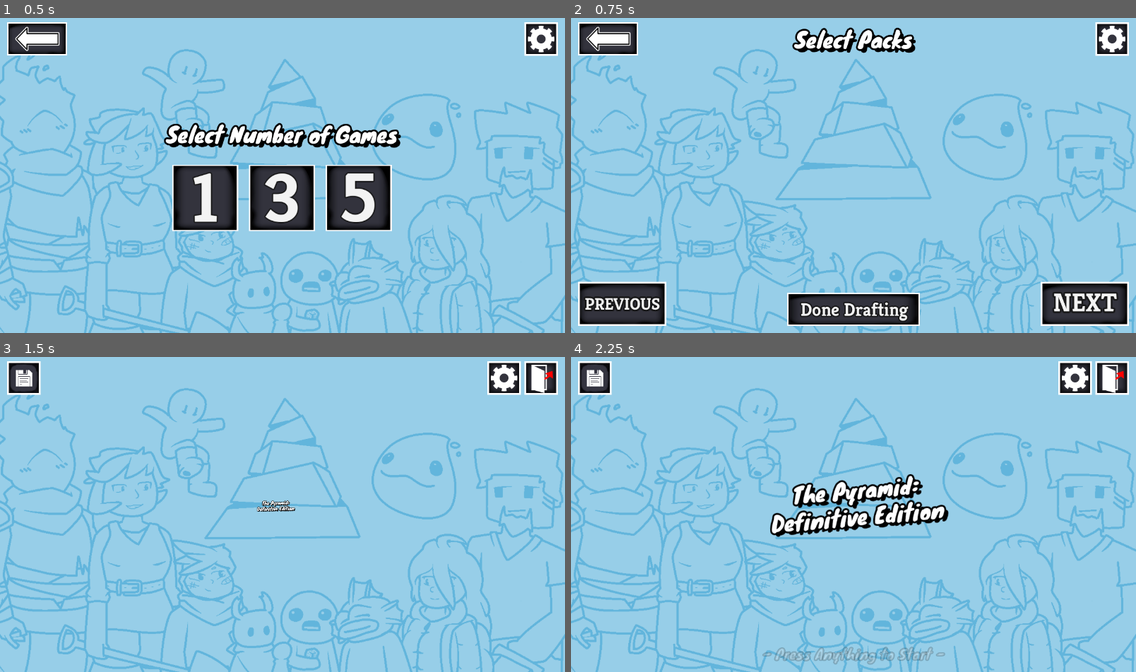
Above: before the commit, frames 1-4 (two rows, left to right).
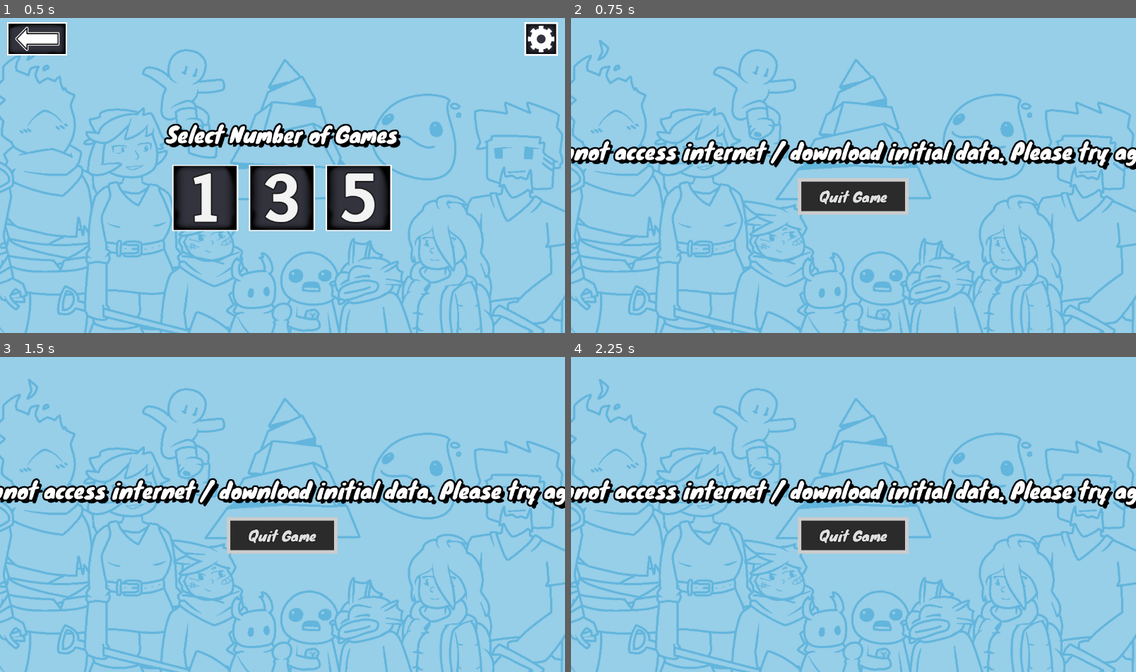
Above: after the commit, the same moments.

Repository: codeWonderland/pyramid-definitive-edition
Game: Godot game, scene res://source/menus/num_games.tscn
The game is run twice, just before and just after one commit, with the same random seed, the same clock (stepped at 60 frames per second) and the same inputs. This scene is started directly instead of the project's main scene.
Inputs (mouse positions are in pixels of both pictures, inside the frame that each line leads up to):
- Up to frame 1 (0.5 s): no input
- Up to frame 2 (0.75 s): click (610, 40) at 0.5 s
- Up to frame 3 (1.5 s): click (39, 379) at 1.27 s
- Up to frame 4 (2.25 s): move the mouse to (977, 498) at 2.02 s; click (977, 498) at 2.17 s

Frame 1 is identical in both runs. In frame 2, 18% of the frame differs, in the area x 0-100%, y 1-98%; in frame 3, 9.9%; in frame 4, 11%.

Commit message:
loading updater first if we go back to the pack select after loading a save

Diff:
--- a/source/menus/num_games.gd
+++ b/source/menus/num_games.gd
@@ -29,7 +29,12 @@
 	if _pause_menu.visible:
 		return
 
-	get_tree().change_scene_to_packed(load("res://source/menus/pack_select.tscn"))
+	# if we loaded from a save and we don't have packs
+	# we go to the updater instead of pack select
+	if PackLoader.all_packs.size() == 0:
+		get_tree().change_scene_to_packed(load("res://source/updater/updater.tscn"))
+	else:
+		get_tree().change_scene_to_packed(load("res://source/menus/pack_select.tscn"))
 
 
 func _pause() -> void:
